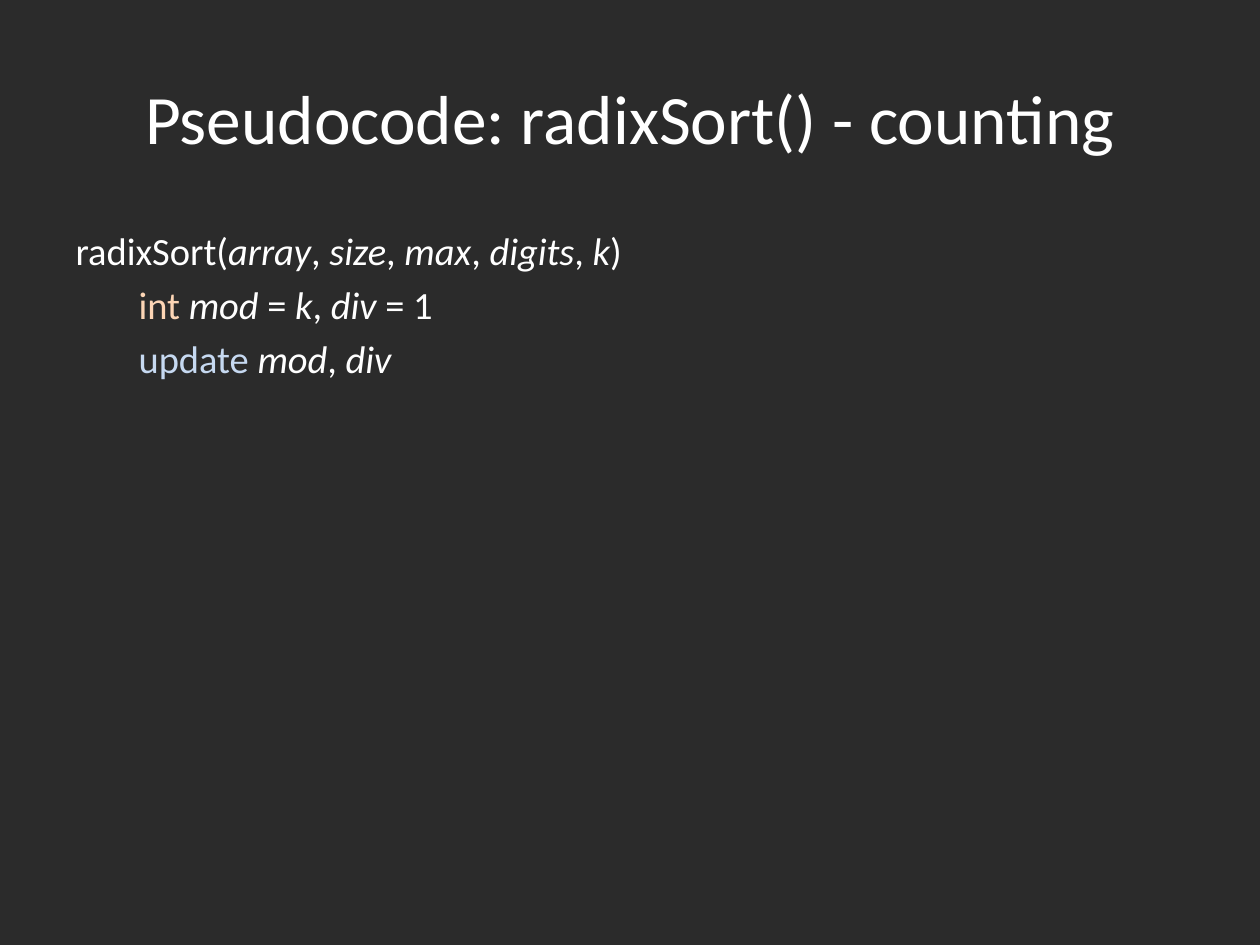
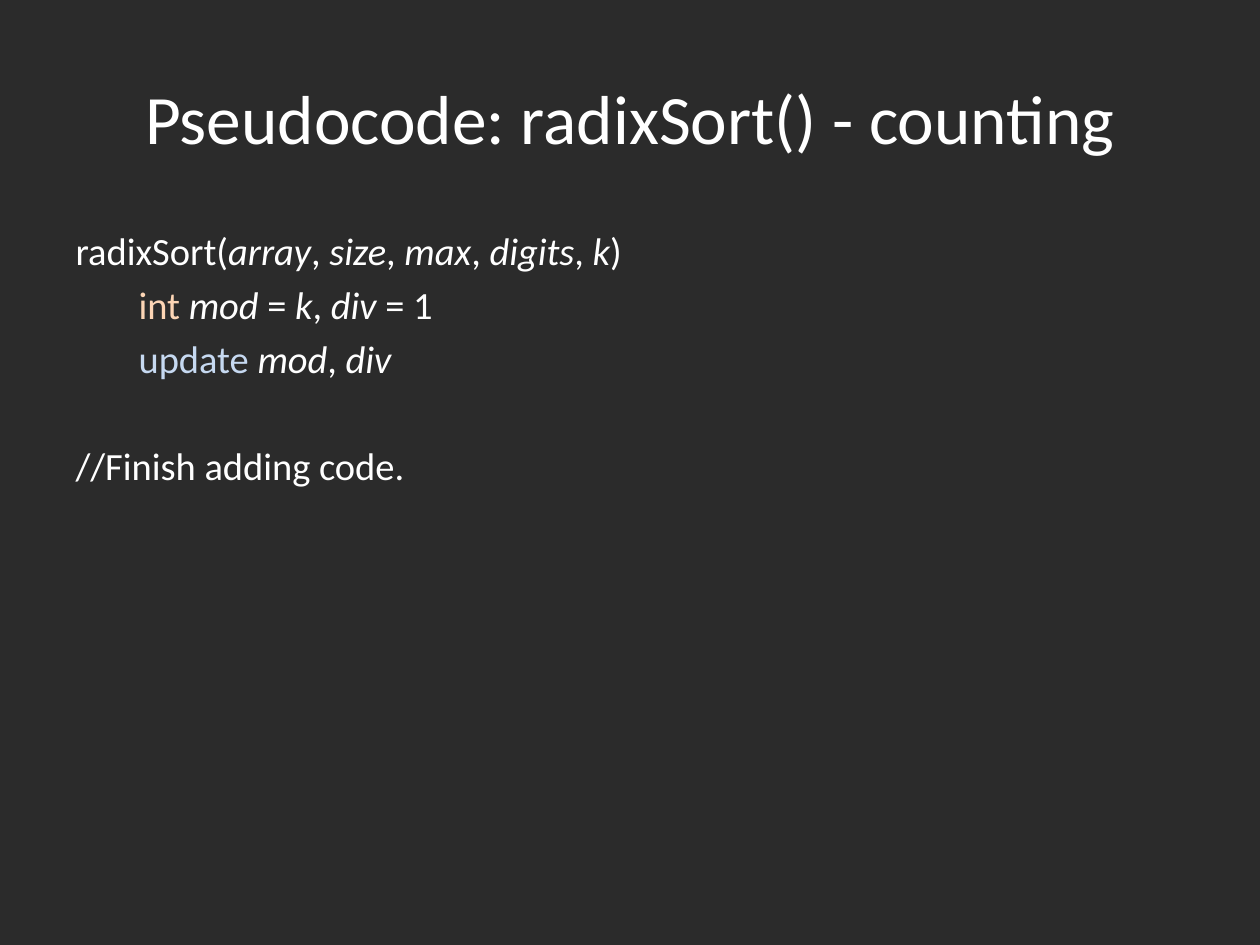
Before and after one commit to hyoshid1/project375, a slide deck: slide 8 of presentation.pptx. Drawn at 1260x945 pixels with LibreOffice and Linux fonts; fonts in the diff are those of the drawing; background and template pictures are left out; a plain dark background stands for a picture behind light text. Boxes give left, top, right and bottom in pixels: in the first picture for what was removed or moved away, otherwise in the second. Text is boxed around its words. In the diff, an @@ line names an element or a change of style, - is before the commit and + after.

Commit message:
presentation draft

```diff
--- a/presentation.pptx
+++ b/presentation.pptx
@@ text at (76, 453, 404, 487): paragraph added @@
+//Finish adding code.
```
